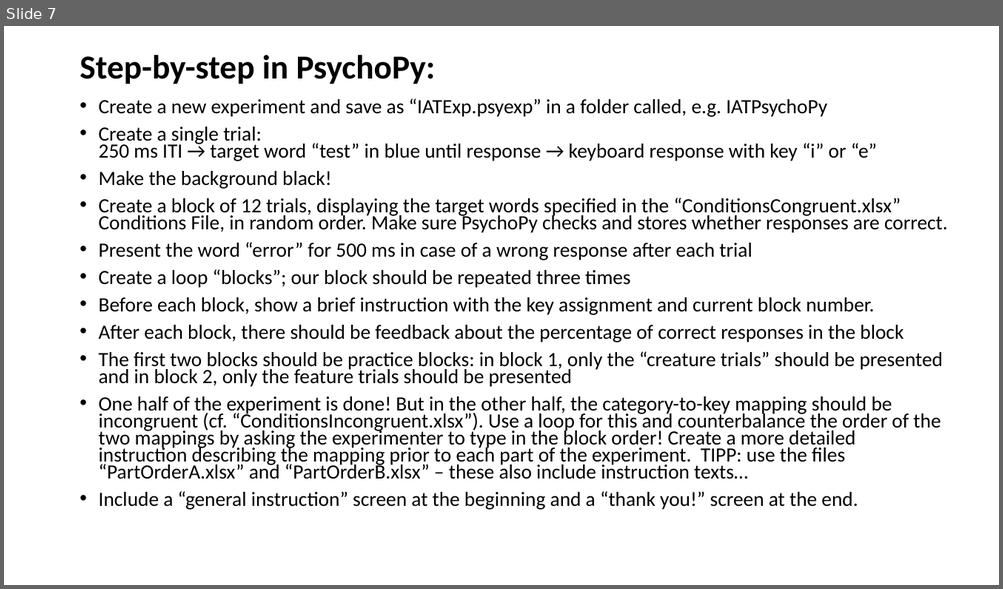
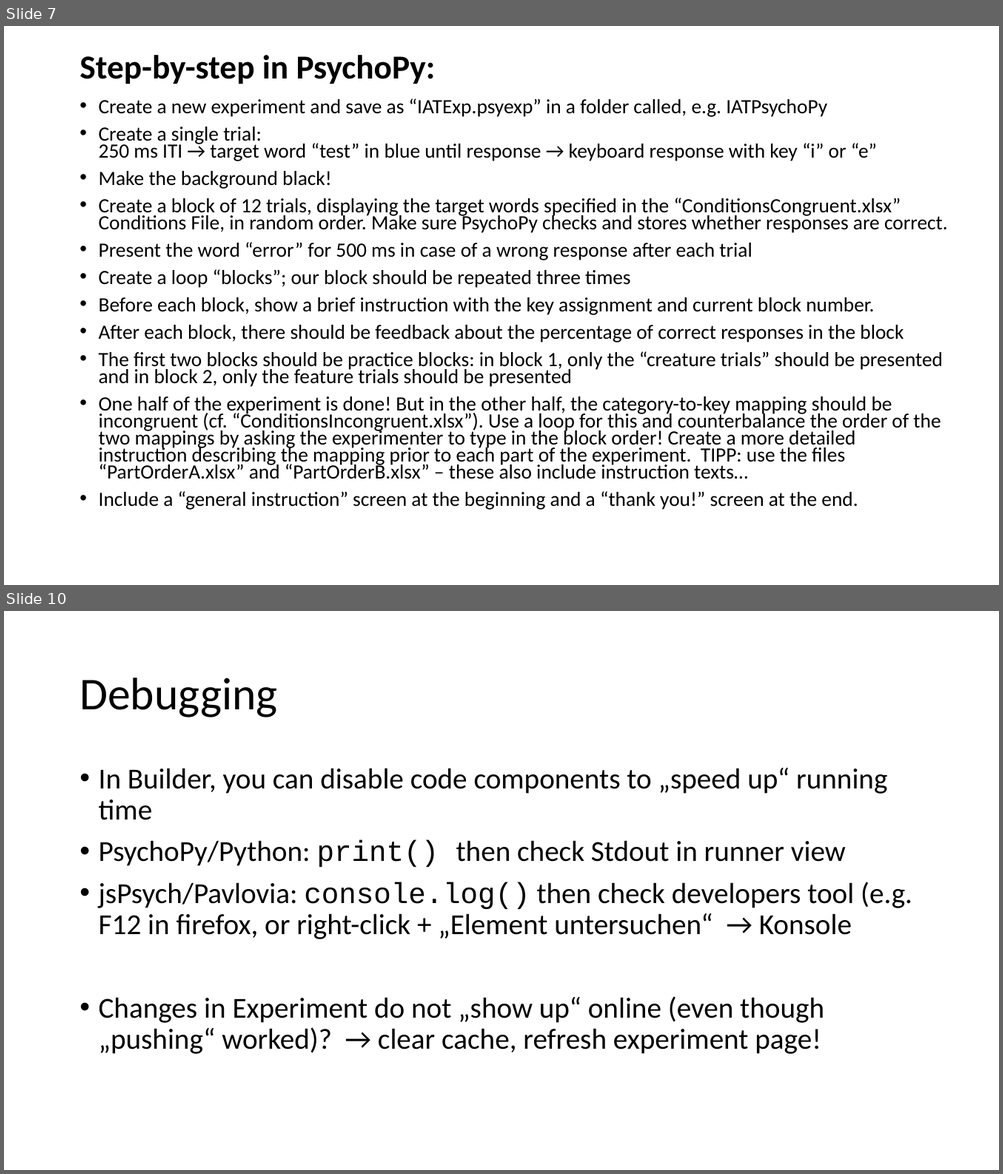
Before and after one commit to igmmgi/TuebingenWorkshopOnlineExperiments, a slide deck: PsychoPy/iat/IAT_Example.pptx. Shown one above the other, each under a label of ours: slide 7 before the commit, slides 7 and 10 after it; the slides between them are not shown. The pictures are 1003x589 and 1003x1174 pixels, drawn with LibreOffice and Linux fonts; fonts in the diff are those of the drawing. Boxes give left, top, right and bottom in pixels: in the first picture for what was removed or moved away, otherwise in the second. Text is boxed around its words. In the diff, an @@ line names an element or a change of style, - is before the commit and + after.

Commit message:
included balancing and debugging and resources

```diff
--- a/PsychoPy/iat/IAT_Example.pptx
+++ b/PsychoPy/iat/IAT_Example.pptx
@@ slide 10 added at (x1=4, y1=611, x2=999, y2=1170), background #FFFFFF @@
@@ title added at (x1=79, y1=678, x2=277, y2=718), 44 pt, text #000000 @@
+Debugging
@@ text added at (x1=99, y1=768, x2=912, y2=1054), 28 pt, text #000000 @@
+• In Builder, you can disable code components to „speed up“ running time
+• PsychoPy/Python: print() then check Stdout in runner view
+• jsPsych/Pavlovia: console.log() then check developers tool (e.g. F12 in firefox, or right-click + „Element untersuchen“ → Konsole
+• Changes in Experiment do not „show up“ online (even though „pushing“ worked)? → clear cache, refresh experiment page!
```
Also in this commit, not shown: 2 other slides added, 1 slide removed.
